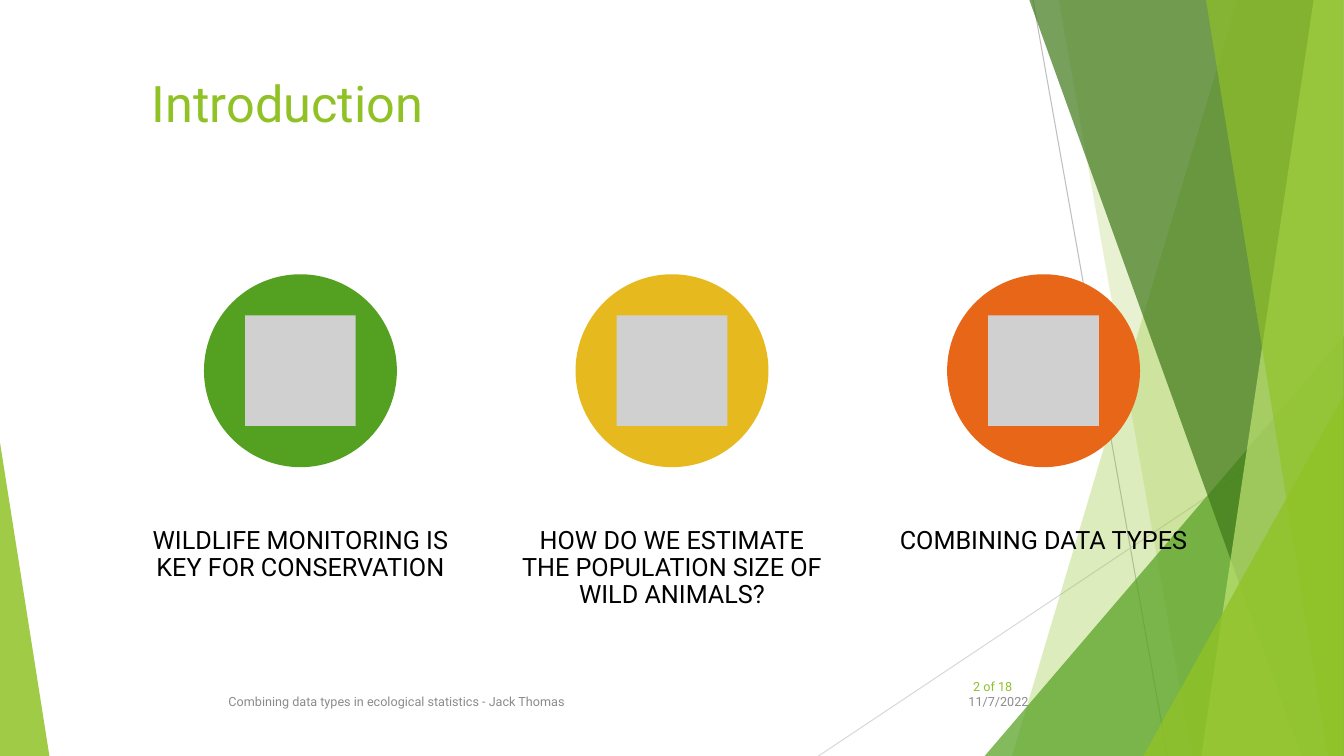
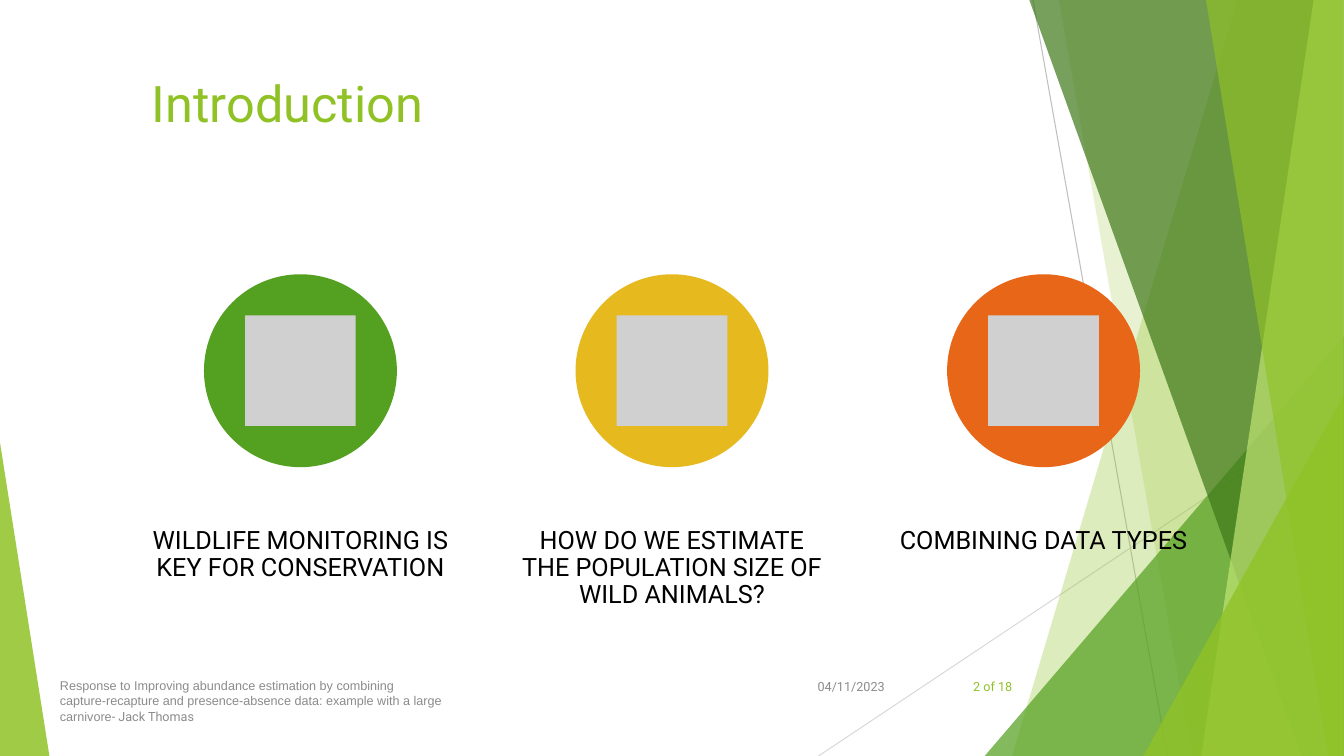
Before and after one commit to jackthomas818/masters-project, a slide deck: slide 2 of resources/OralPresentation/OralPresentationJack.pptx. Drawn at 1344x756 pixels with LibreOffice and Linux fonts; fonts in the diff are those of the drawing; grey boxes stand for pictures. Boxes give left, top, right and bottom in pixels: in the first picture for what was removed or moved away, otherwise in the second. Text is boxed around its words. In the diff, an @@ line names an element or a change of style, - is before the commit and + after.

```diff
--- a/resources/OralPresentation/OralPresentationJack.pptx
+++ b/resources/OralPresentation/OralPresentationJack.pptx
@@ text added at (60,681,442,721), 9 pt, text #8C8C8C @@
+Response to Improving abundance estimation by combining
+capture-recapture and presence-absence data: example with a large
+carnivore- Jack Thomas
@@ text added at (818,682,885,692), 9 pt, text #8C8C8C @@
+04/11/2023
@@ text removed at (228,696,564,709) @@
-Combining data types in ecological statistics - Jack Thomas
@@ text removed at (968,697,1028,710) @@
-11/7/2022
```
Also in this commit, not shown: 17 other slides changed, 8 slides added, 1 slide removed, 2 other files.
